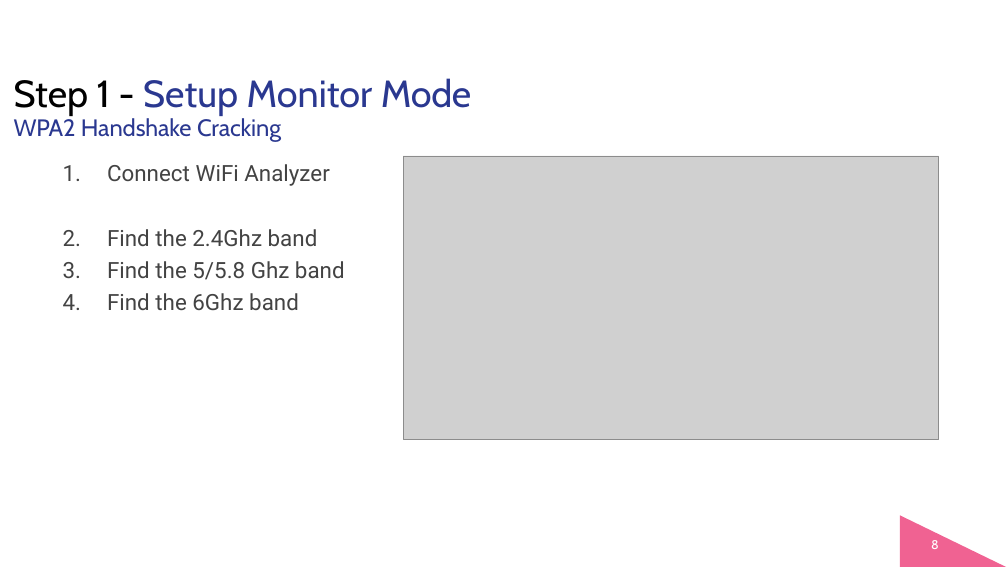
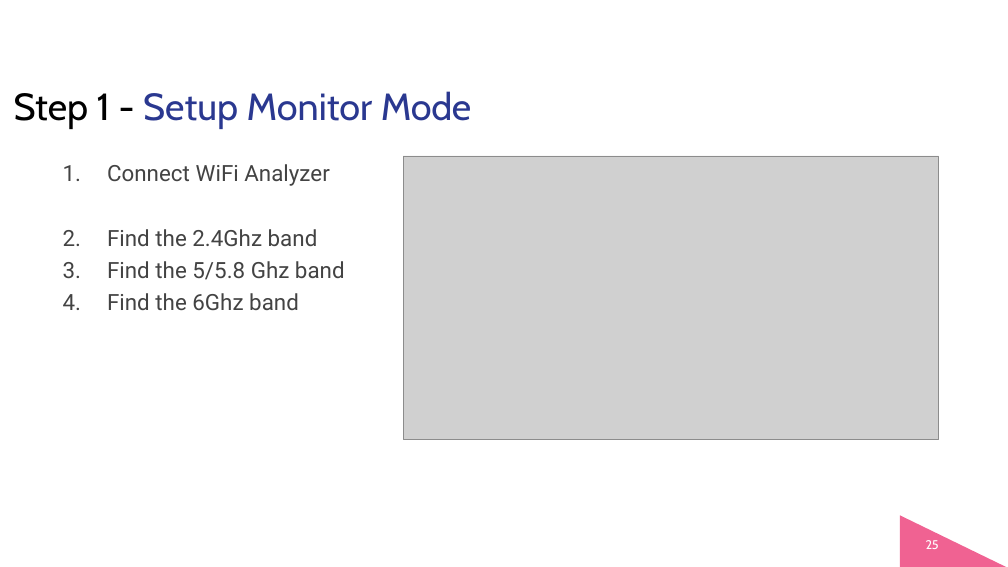
Before and after one commit to nprobert/AutoISAC-ACT-AdvWireless, a slide deck: slide 25 of 3 ACT AW - WiFi.pptx (slide 8 before the commit). Drawn at 1008x567 pixels with LibreOffice and Linux fonts; fonts in the diff are those of the drawing; grey boxes stand for pictures. Boxes give left, top, right and bottom in pixels: in the first picture for what was removed or moved away, otherwise in the second. Text is boxed around its words. In the diff, an @@ line names an element or a change of style, - is before the commit and + after.

```diff
--- a/3 ACT AW - WiFi.pptx
+++ b/3 ACT AW - WiFi.pptx
@@ title "Step 1 - Setup Monitor ...": place and size @@
-title "Step 1 - Setup Monitor ..." at (14, 78, 471, 142)
+title "Step 1 - Setup Monitor ..." at (14, 91, 471, 129)
@@ title at (14, 118, 281, 142): paragraph removed @@
-WPA2 Handshake Cracking
@@ page number at (926, 540, 939, 549): text changed @@
-8
+25
```
Also in this commit, not shown: 3 other slides changed, 17 slides added, 8 other files.
